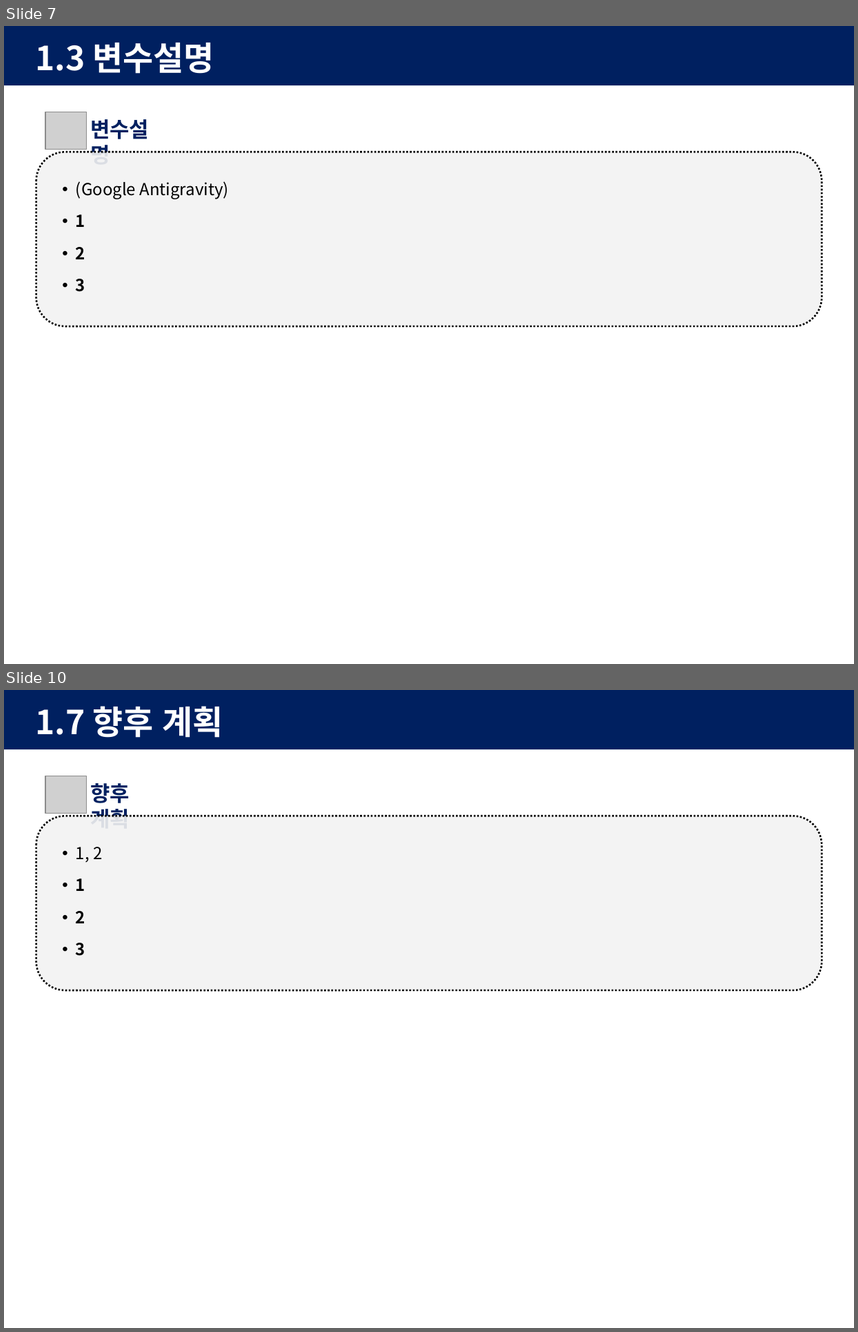
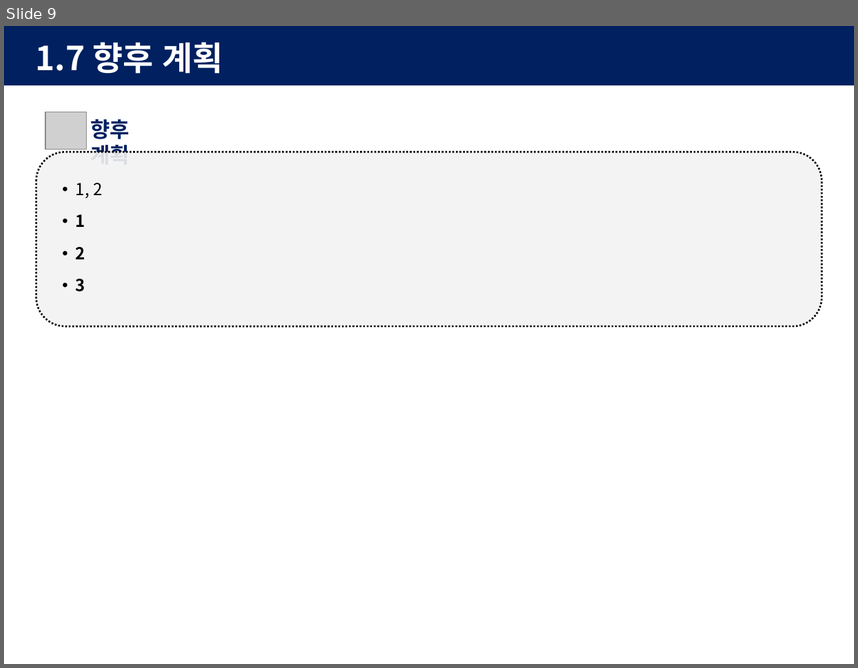
Before and after one commit to khenv0005-hue/kunhwa, a slide deck: 발표 이걸로.pptx. Shown one above the other, each under a label of ours: slides 7 and 10 before the commit, slide 9 after it; the slides between them are not shown. The pictures are 858x1332 and 858x668 pixels, drawn with LibreOffice and Linux fonts; fonts in the diff are those of the drawing; grey boxes stand for pictures. Boxes give left, top, right and bottom in pixels: in the first picture for what was removed or moved away, otherwise in the second. Text is boxed around its words. In the diff, an @@ line names an element or a change of style, - is before the commit and + after.

```diff
--- a/발표 이걸로.pptx
+++ b/발표 이걸로.pptx
@@ slide 7 removed at <box>4,26,854,664</box>, background #FFFFFF @@
@@ rectangle removed at <box>4,26,854,85</box> @@
@@ text removed at <box>35,43,214,74</box> @@
-1.3 변수설명
@@ picture removed at <box>45,112,87,150</box> @@
@@ text removed at <box>90,119,149,153</box> @@
-변수설명
@@ rounded rectangle removed at <box>36,152,822,326</box> @@
@@ text removed at <box>76,181,229,292</box> @@
-• (Google Antigravity)
-• 1
-• 2
-• 3
@@ what was slide 10 is now slide 9 @@
```
Also in this commit, not shown: 7 slides changed, 1 slide added, 2 other slides removed.
